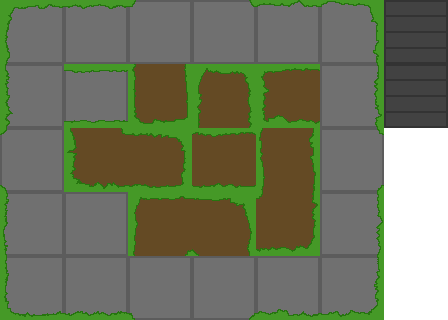
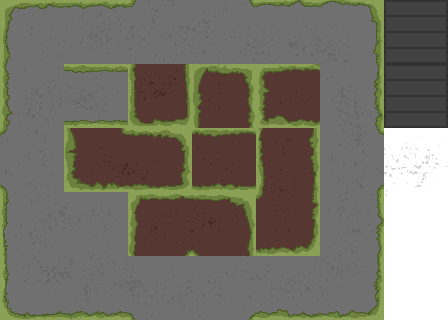
Layered file, before and after one edit (448x320). Changes by layer:
painted on "Layer 2" over [0, 0, 448, 320]
